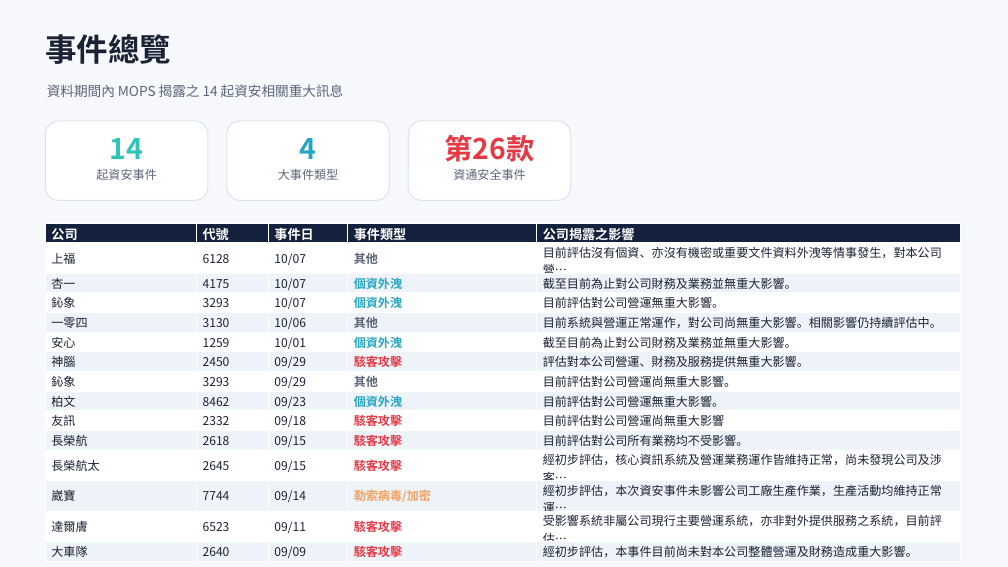
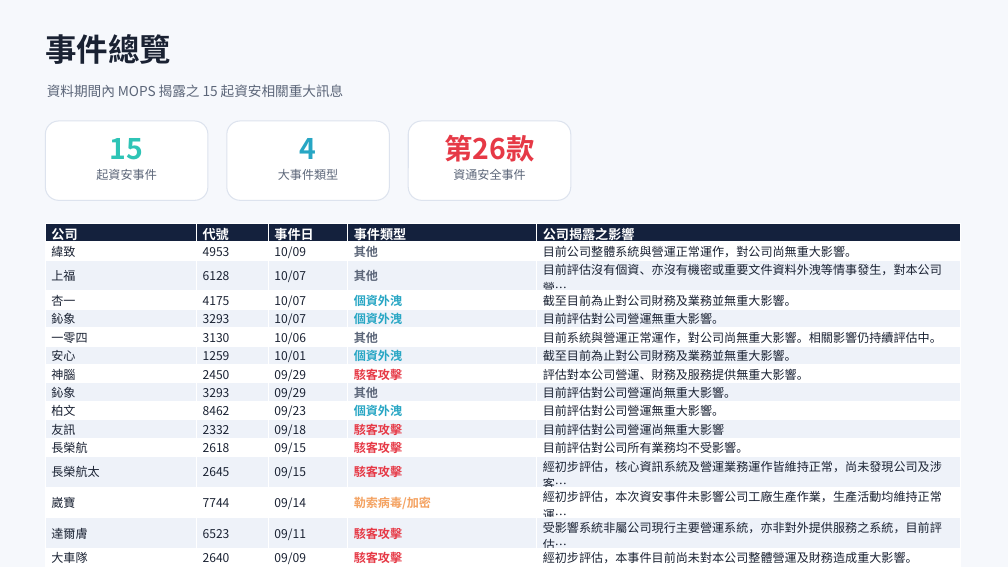
Before and after one commit to Johnnylin77/mops-isec-monitor, a slide deck: slide 2 of 資安事件因應分析.pptx. Drawn at 1008x567 pixels with LibreOffice and Linux fonts; fonts in the diff are those of the drawing. Boxes give left, top, right and bottom in pixels: in the first picture for what was removed or moved away, otherwise in the second. Text is boxed around its words. In the diff, an @@ line names an element or a change of style, - is before the commit and + after.

Commit message:
MOPS report: 2026-10-09

```diff
--- a/資安事件因應分析.pptx
+++ b/資安事件因應分析.pptx
@@ text at [47, 84, 344, 97]: text changed @@
-資料期間內 MOPS 揭露之 14 起資安相關重大訊息
+資料期間內 MOPS 揭露之 15 起資安相關重大訊息
@@ text at [110, 138, 143, 160]: text changed @@
-14
+15
@@ table at [45, 223, 960, 567] @@
+row 2: 緯致 | 4953 | 10/09 | 其他 | 目前公司整體系統與營運正常運作，對公司尚無重大影響。
```
Also in this commit, not shown: 7 other slides changed, 2 other files.
